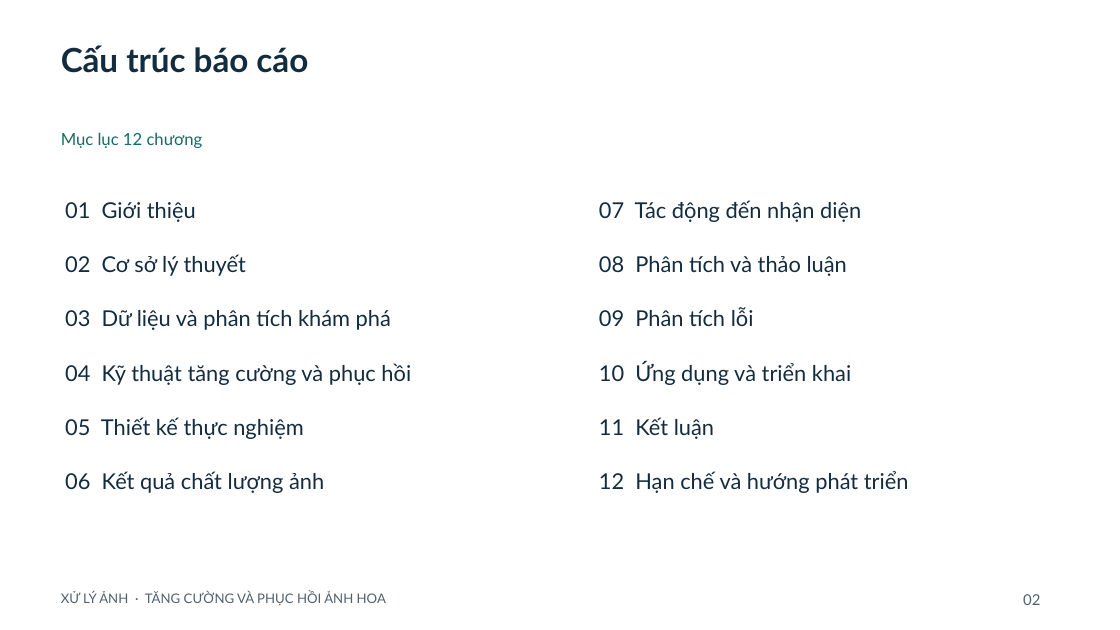
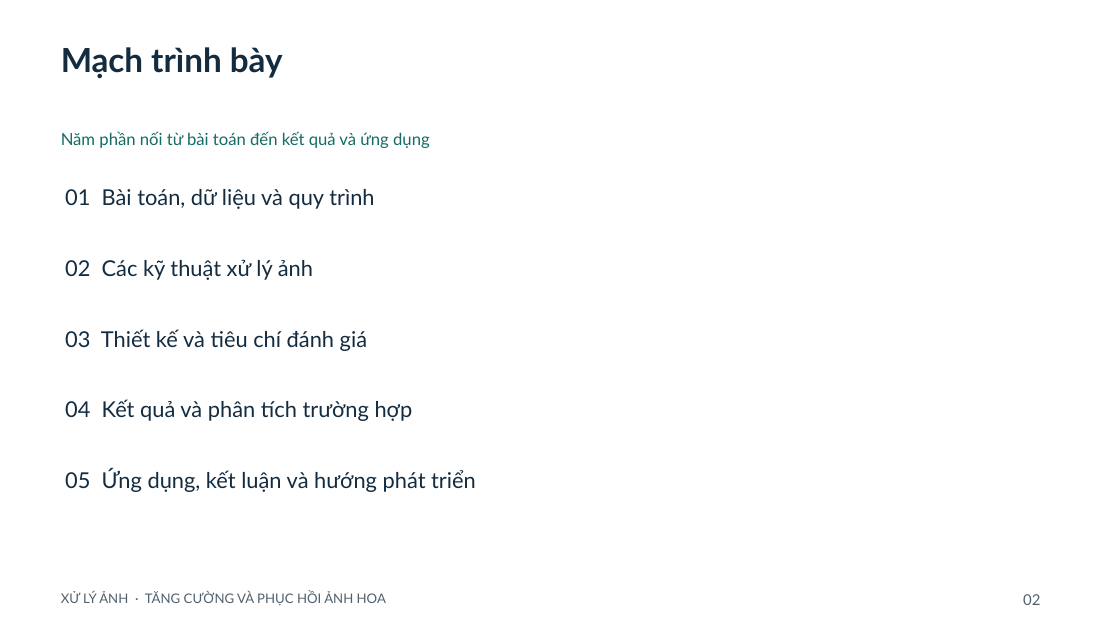
Before and after one commit to ngtd-2609/flower-image-restoration-cnn, a slide deck: slide 2 of docs/SLIDES_REVISED.pptx. Drawn at 1120x630 pixels with LibreOffice and Linux fonts; fonts in the diff are those of the drawing. Boxes give left, top, right and bottom in pixels: in the first picture for what was removed or moved away, otherwise in the second. Text is boxed around its words. In the diff, an @@ line names an element or a change of style, - is before the commit and + after.

```diff
--- a/docs/SLIDES_REVISED.pptx
+++ b/docs/SLIDES_REVISED.pptx
@@ text at bbox=[61, 47, 283, 79]: text changed @@
-Cấu trúc báo cáo
+Mạch trình bày
@@ text at bbox=[61, 131, 430, 148]: text changed @@
-Mục lục 12 chương
+Năm phần nối từ bài toán đến kết quả và ứng dụng
@@ text at bbox=[65, 189, 374, 209]: text changed @@
-01 Giới thiệu
+01 Bài toán, dữ liệu và quy trình
@@ text removed at bbox=[599, 200, 861, 222] @@
-07 Tác động đến nhận diện
@@ text at bbox=[65, 259, 313, 280]: text changed @@
-02 Cơ sở lý thuyết
+02 Các kỹ thuật xử lý ảnh
@@ text removed at bbox=[599, 256, 847, 276] @@
-08 Phân tích và thảo luận
@@ text at bbox=[65, 329, 367, 351]: text changed @@
-03 Dữ liệu và phân tích khám phá
+03 Thiết kế và tiêu chí đánh giá
@@ text removed at bbox=[599, 307, 754, 326] @@
-09 Phân tích lỗi
@@ text removed at bbox=[599, 362, 851, 385] @@
-10 Ứng dụng và triển khai
@@ text at bbox=[65, 399, 413, 421]: text changed @@
-04 Kỹ thuật tăng cường và phục hồi
+04 Kết quả và phân tích trường hợp
@@ text removed at bbox=[65, 417, 303, 439] @@
-05 Thiết kế thực nghiệm
@@ text removed at bbox=[599, 417, 714, 439] @@
-11 Kết luận
@@ text at bbox=[65, 469, 476, 492]: text changed @@
-12 Hạn chế và hướng phát triển
+05 Ứng dụng, kết luận và hướng phát triển
@@ text removed at bbox=[65, 471, 324, 493] @@
-06 Kết quả chất lượng ảnh
```
Also in this commit, not shown: 18 other slides changed, 4 other files.
